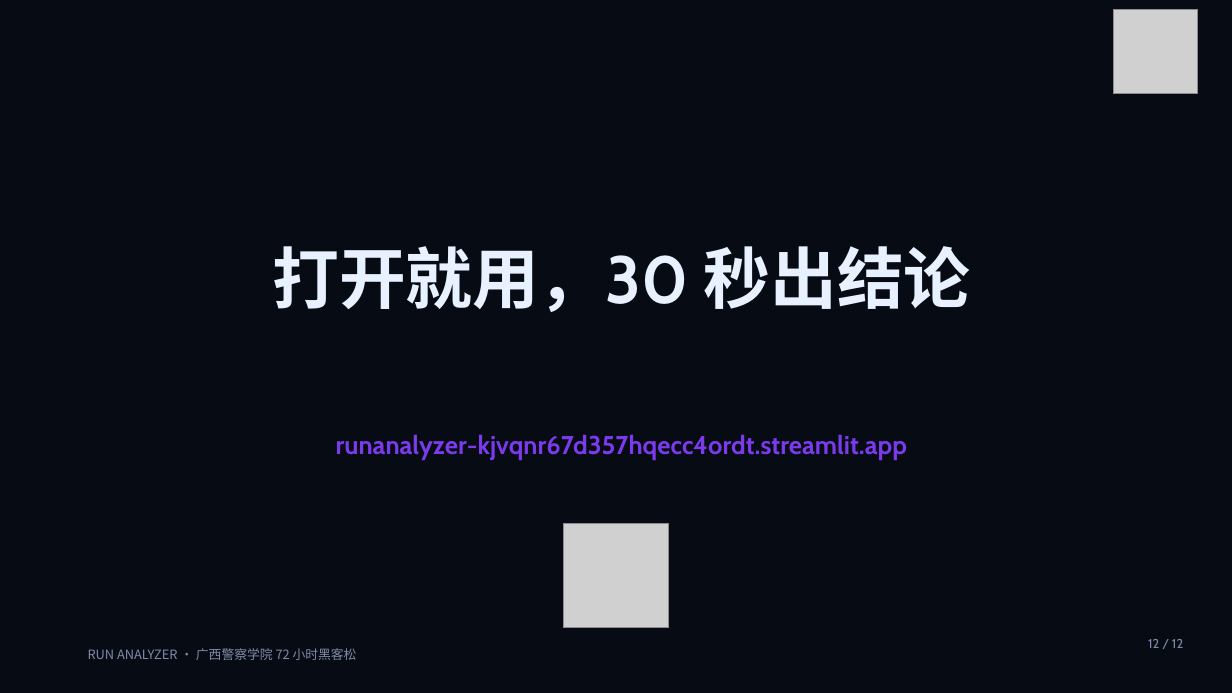
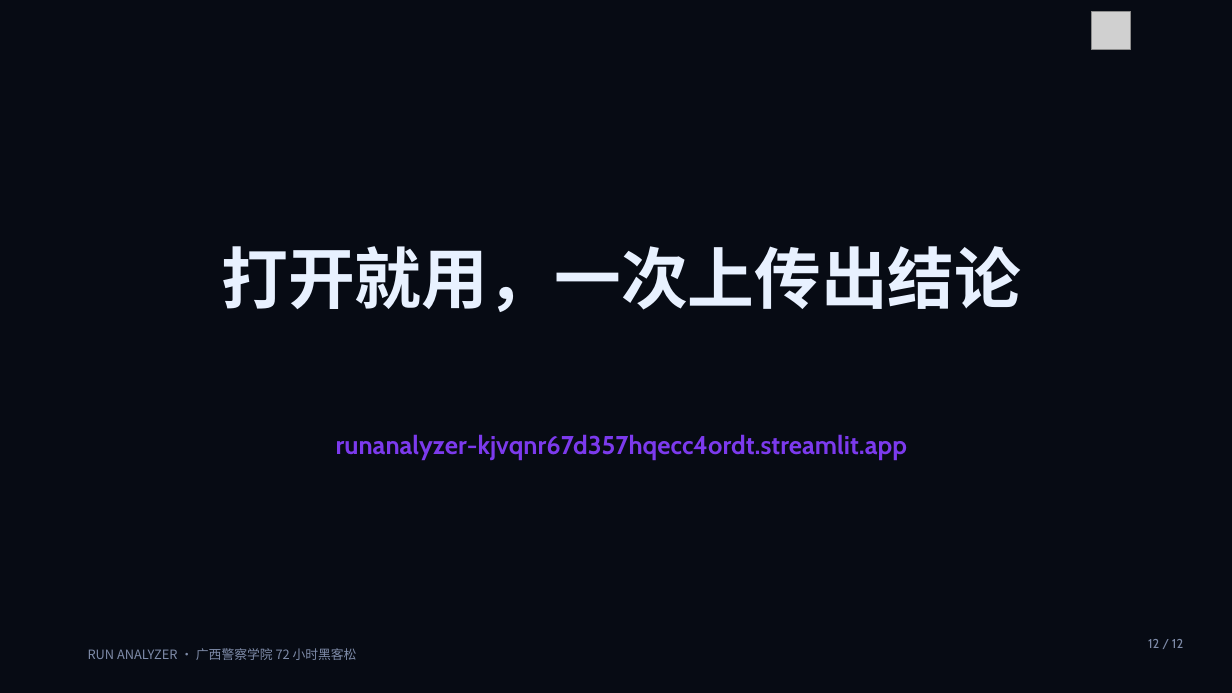
Before and after one commit to www0255/run.analyzer, a slide deck: slide 12 of hackathon/答辩多页PPT-dsh.pptx. Drawn at 1232x693 pixels with LibreOffice and Linux fonts; fonts in the diff are those of the drawing; grey boxes stand for pictures. Boxes give left, top, right and bottom in pixels: in the first picture for what was removed or moved away, otherwise in the second. Text is boxed around its words. In the diff, an @@ line names an element or a change of style, - is before the commit and + after.

```diff
--- a/hackathon/答辩多页PPT-dsh.pptx
+++ b/hackathon/答辩多页PPT-dsh.pptx
@@ picture: place and size @@
-picture at (1114,9,1198,93)
+picture at (1092,11,1130,50)
@@ text at (221,246,1021,312): text changed @@
-打开就用，30 秒出结论
+打开就用，一次上传出结论
@@ picture removed at (564,523,668,628) @@
```
Also in this commit, not shown: 10 other slides changed, 1 slide added, 1 slide removed, 24 other files.
